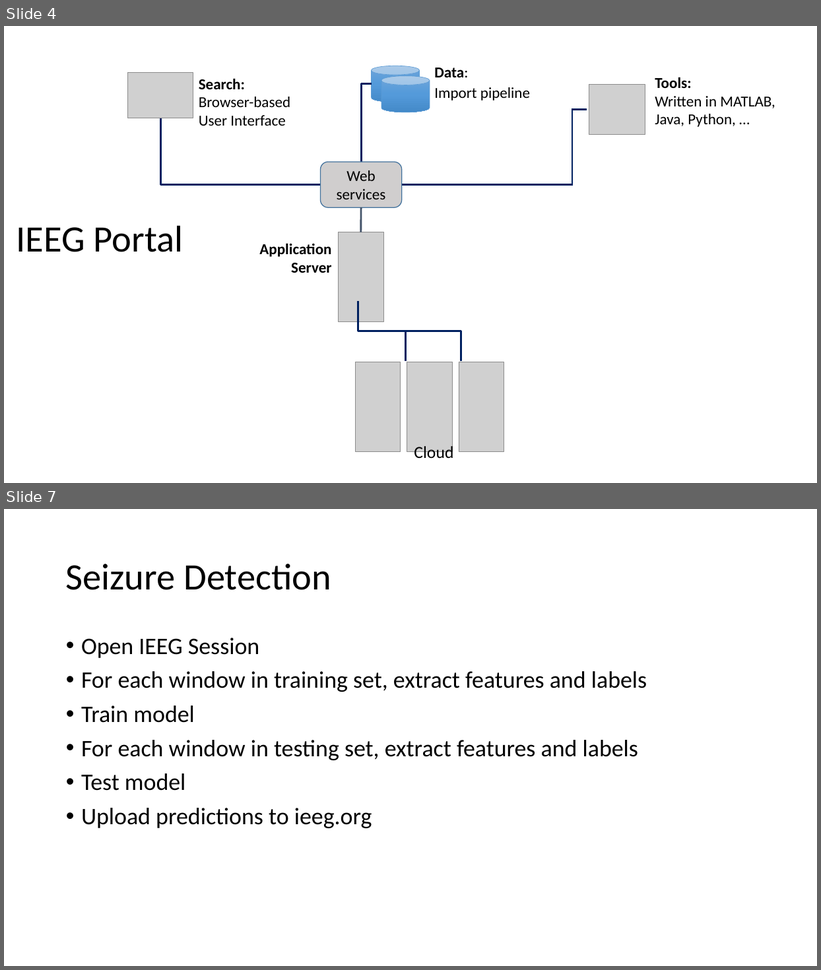
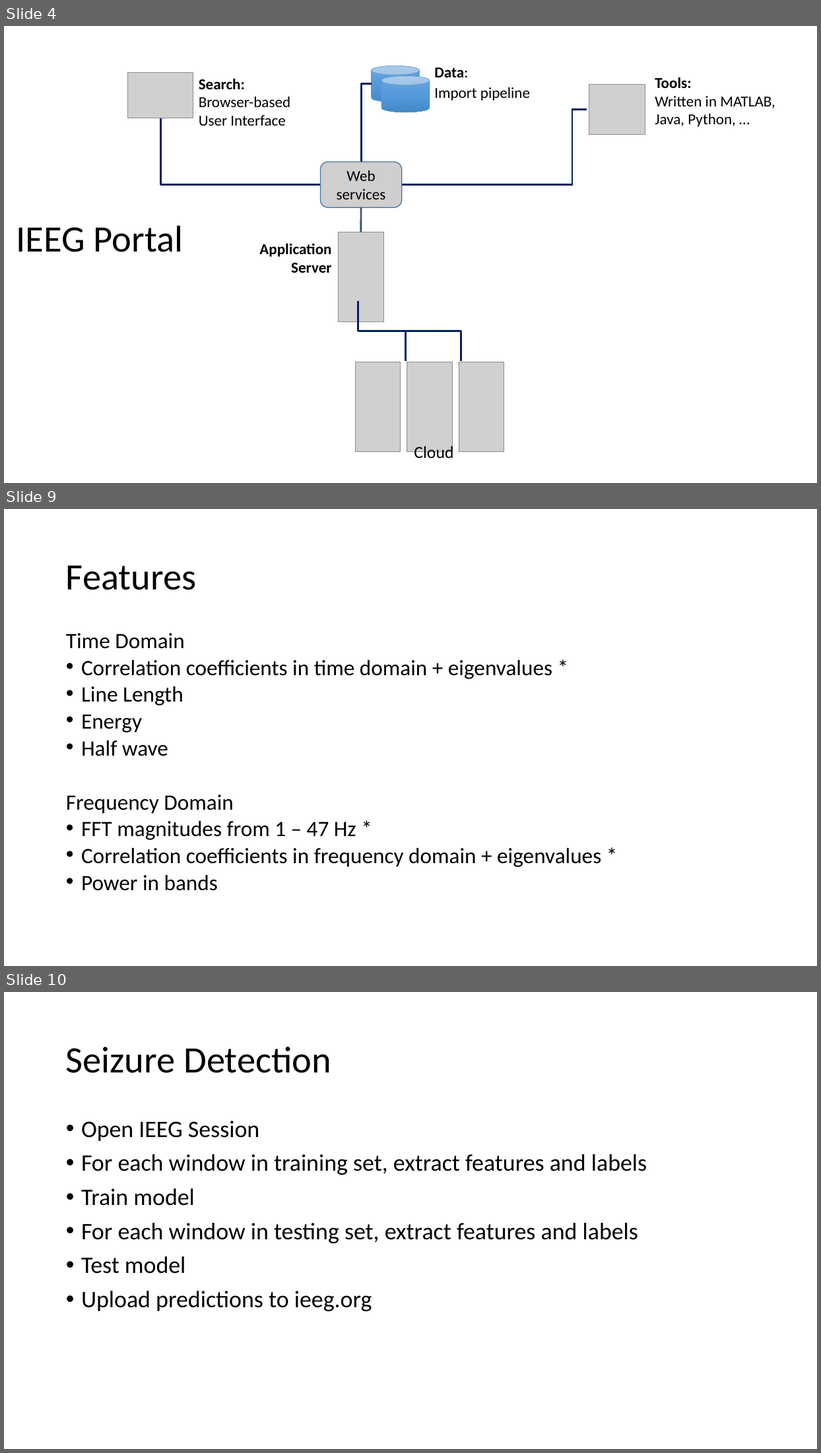
Before and after one commit to hoameng/AES2016WorkshopMaterials, a slide deck: Introduction.pptx. Shown one above the other, each under a label of ours: slides 4 and 7 before the commit, slides 4, 9 and 10 after it; the slides between them are not shown. The pictures are 821x970 and 821x1453 pixels, drawn with LibreOffice and Linux fonts; fonts in the diff are those of the drawing; grey boxes stand for pictures. Boxes give left, top, right and bottom in pixels: in the first picture for what was removed or moved away, otherwise in the second. Text is boxed around its words. In the diff, an @@ line names an element or a change of style, - is before the commit and + after.

```diff
--- a/Introduction.pptx
+++ b/Introduction.pptx
@@ slide 9 added at box(4, 509, 817, 966), background #FFFFFF @@
@@ title added at box(66, 565, 196, 590), 44 pt, text #000000 @@
+Features
@@ text added at box(66, 633, 601, 891), 25.9 pt, text #000000 @@
+Time Domain
+• Correlation coefficients in time domain + eigenvalues *
+• Line Length
+• Energy
+• Half wave
+Frequency Domain
+• FFT magnitudes from 1 – 47 Hz *
+• Correlation coefficients in frequency domain + eigenvalues *
+• Power in bands
@@ what was slide 7 is now slide 10 @@
```
Also in this commit, not shown: 2 slides changed, 3 other slides added, 1 slide removed, 4 other files.
